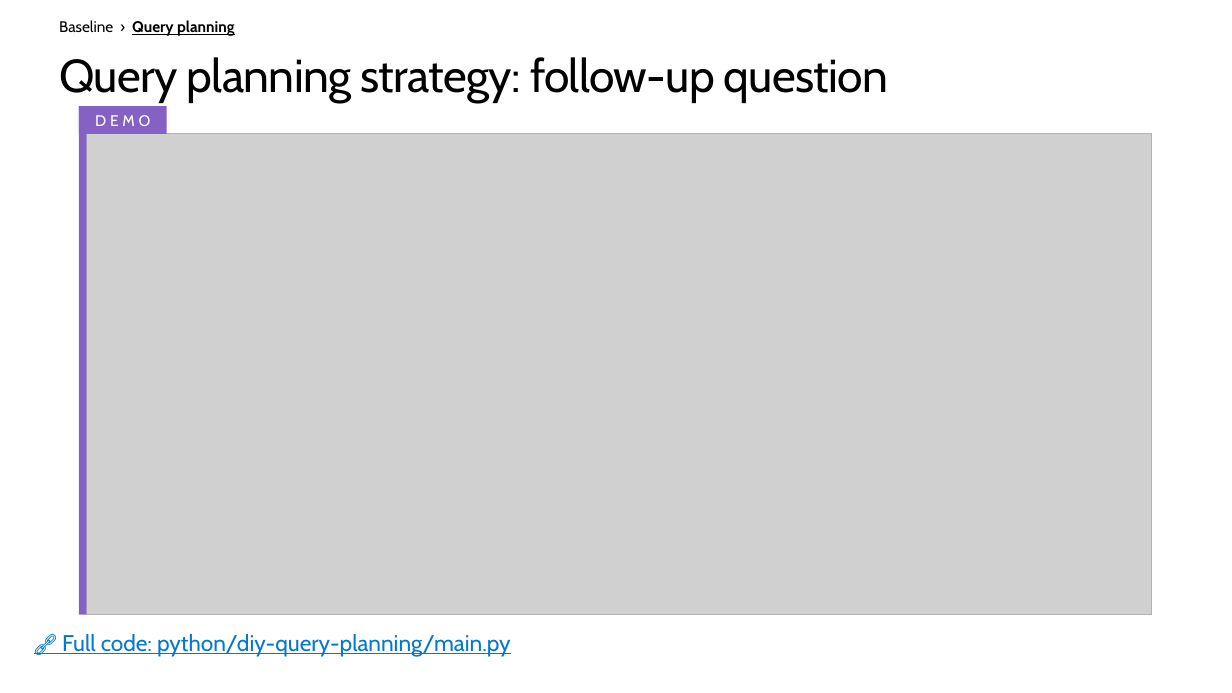
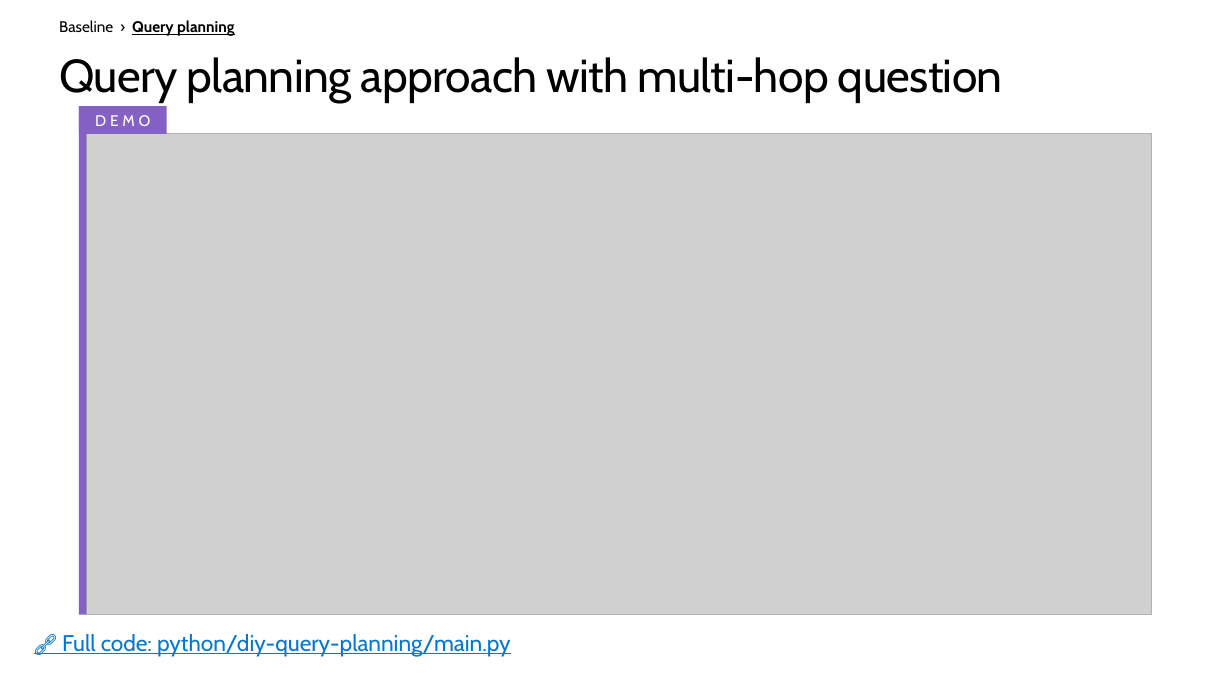
Before and after one commit to microsoft/ignite26-BRK300-building-agentic-retrieval-from-diy-to-foundry-iq, a slide deck: slide 18 of IgniteBRK300-WorkingDeck.pptx. Drawn at 1232x693 pixels with LibreOffice and Linux fonts; fonts in the diff are those of the drawing; grey boxes stand for pictures; background and template pictures are left out. Boxes give left, top, right and bottom in pixels: in the first picture for what was removed or moved away, otherwise in the second. Text is boxed around its words. In the diff, an @@ line names an element or a change of style, - is before the commit and + after.

```diff
--- a/IgniteBRK300-WorkingDeck.pptx
+++ b/IgniteBRK300-WorkingDeck.pptx
@@ title at (59, 57, 1003, 103): text changed @@
-Query planning strategy: follow-up question
+Query planning approach with multi-hop question
```
Also in this commit, not shown: 16 other slides changed, 1 slide removed, 7 other files.
